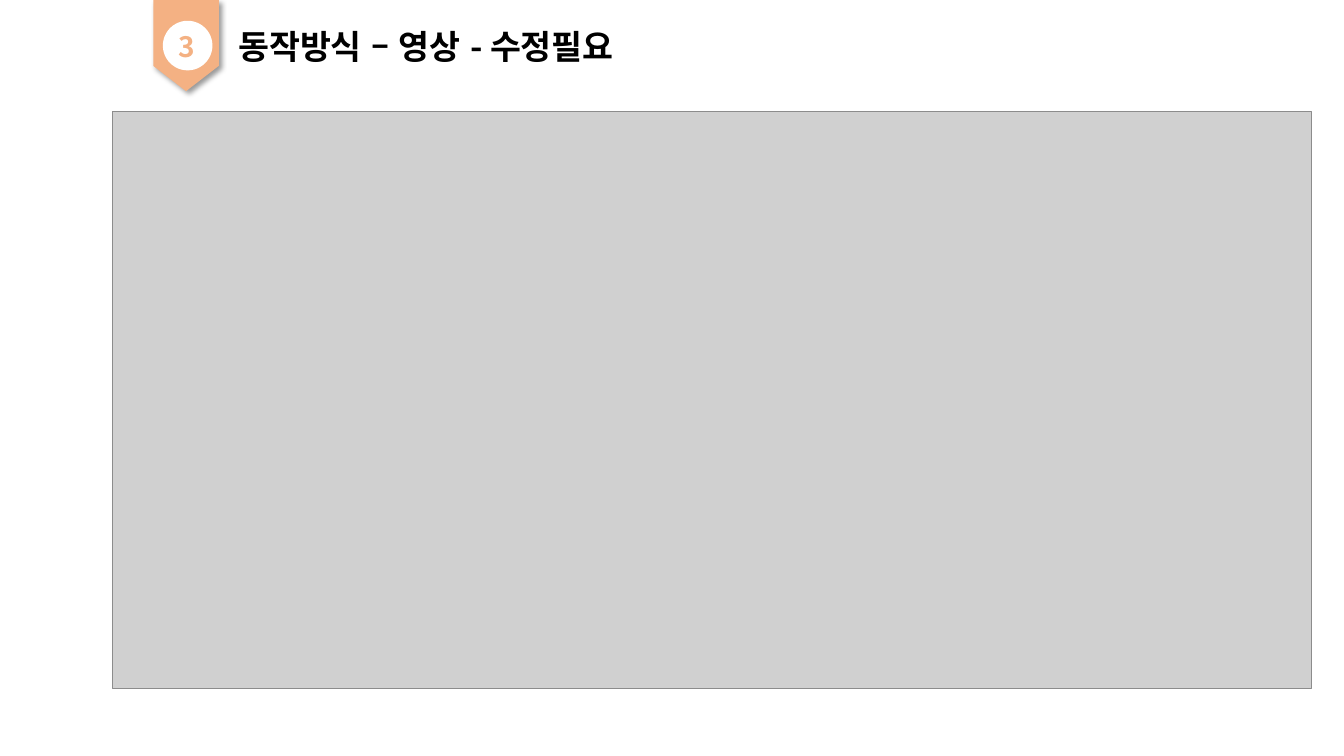
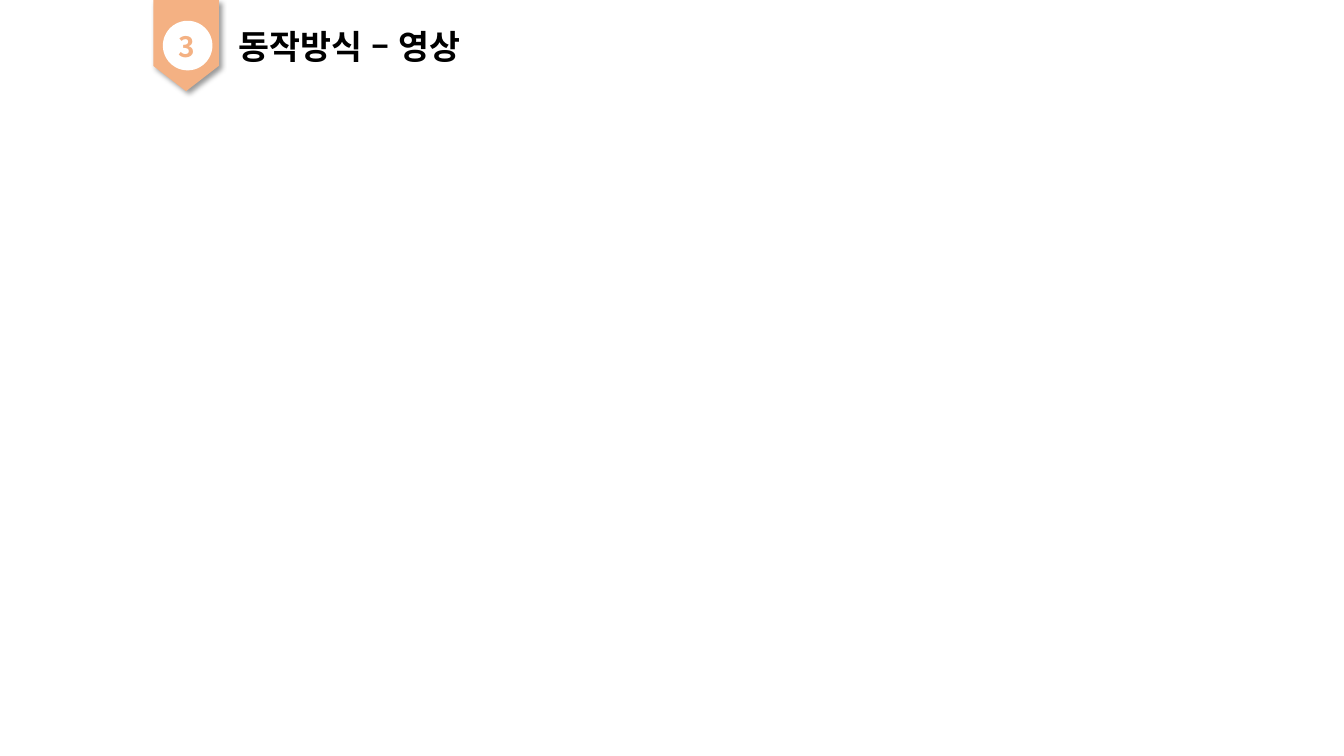
Before and after one commit to almighty911216/HandsFreeMouse, a slide deck: slide 7 of 발표자료/2017bizcon-발표자료.pptx. Drawn at 1344x756 pixels with LibreOffice and Linux fonts; fonts in the diff are those of the drawing; grey boxes stand for pictures. Boxes give left, top, right and bottom in pixels: in the first picture for what was removed or moved away, otherwise in the second. Text is boxed around its words. In the diff, an @@ line names an element or a change of style, - is before the commit and + after.

```diff
--- a/발표자료/2017bizcon-발표자료.pptx
+++ b/발표자료/2017bizcon-발표자료.pptx
@@ text at bbox=[238, 31, 461, 62]: text changed @@
-동작방식 – 영상 - 수정필요
+동작방식 – 영상
@@ picture removed at bbox=[113, 112, 1312, 689] @@
```
Also in this commit, not shown: 4 other files.
